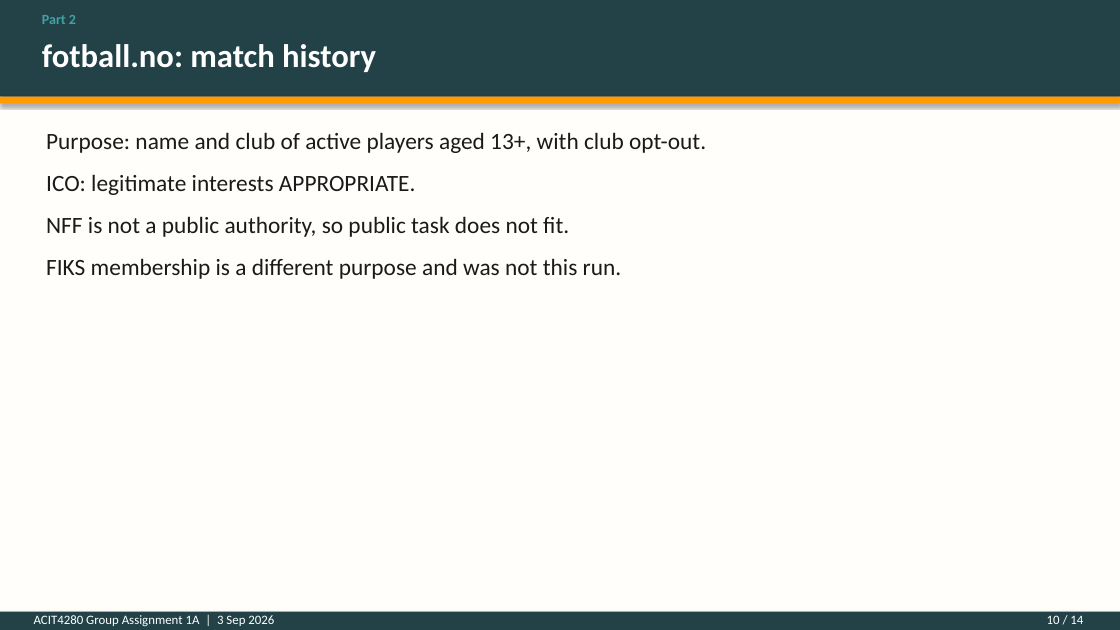
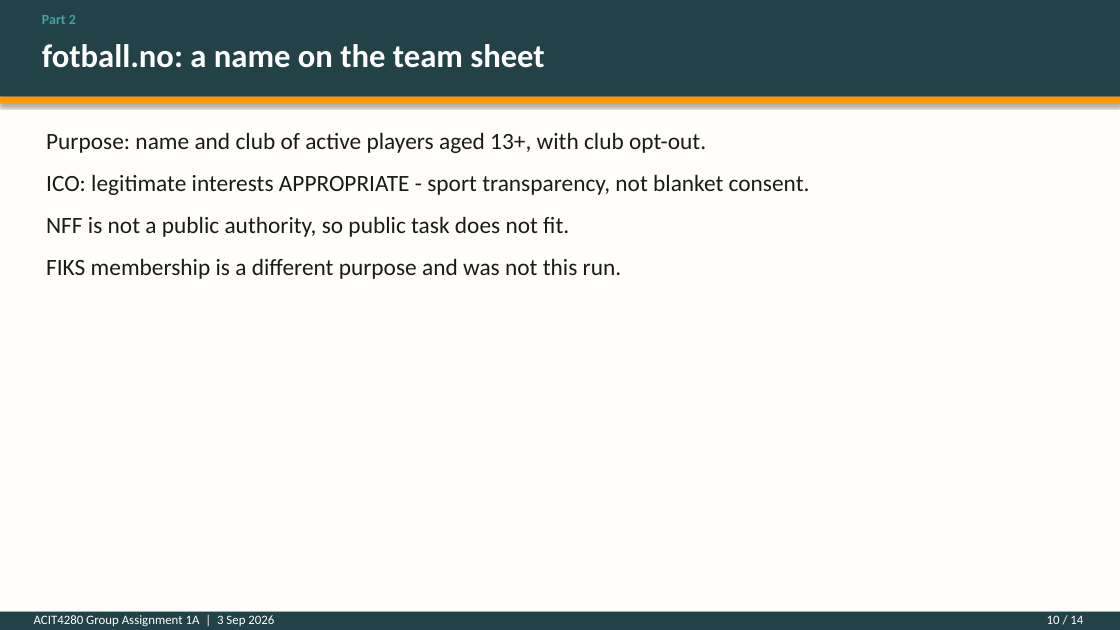
Before and after one commit to kasa031/Bacheloroppgave, a slide deck: slide 10 of ACIT4280_1A_presentation.pptx. Drawn at 1120x630 pixels with LibreOffice and Linux fonts; fonts in the diff are those of the drawing. Boxes give left, top, right and bottom in pixels: in the first picture for what was removed or moved away, otherwise in the second. Text is boxed around its words. In the diff, an @@ line names an element or a change of style, - is before the commit and + after.

```diff
--- a/ACIT4280_1A_presentation.pptx
+++ b/ACIT4280_1A_presentation.pptx
@@ text at bbox=[42, 44, 544, 68]: text changed @@
-fotball.no: match history
+fotball.no: a name on the team sheet
@@ text at bbox=[46, 174, 810, 195]: text changed @@
-ICO: legitimate interests APPROPRIATE.
+ICO: legitimate interests APPROPRIATE - sport transparency, not blanket consent.
```
Also in this commit, not shown: 12 other slides changed, 4 other files.
